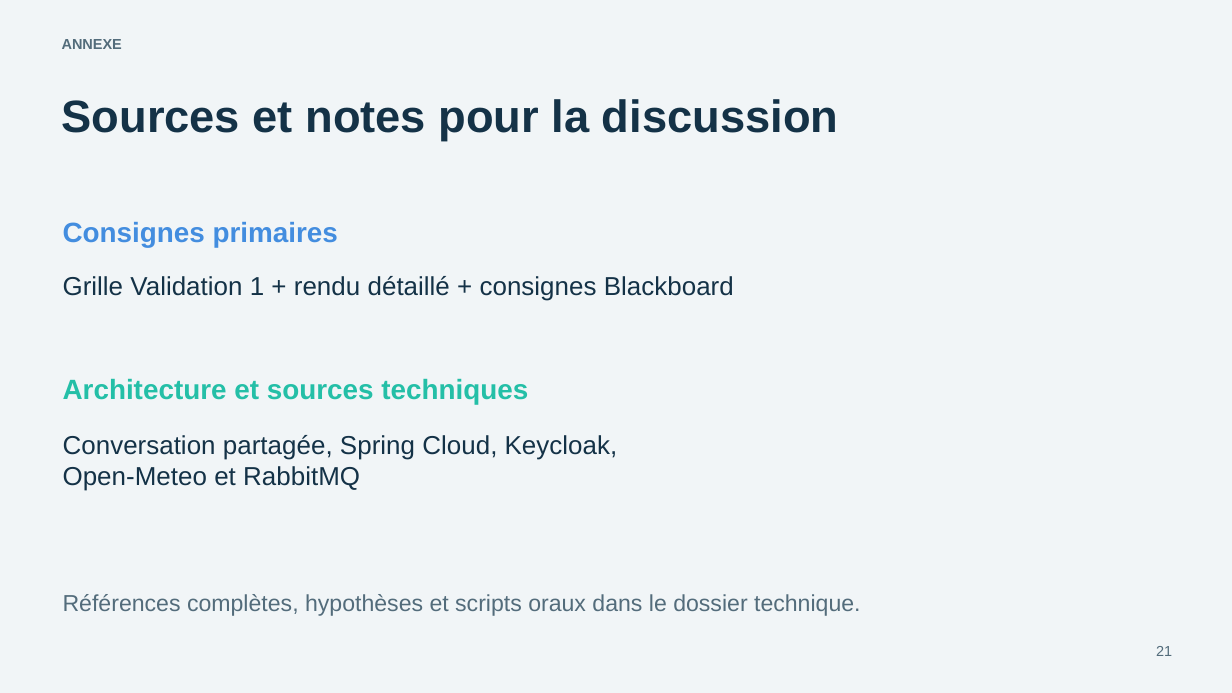
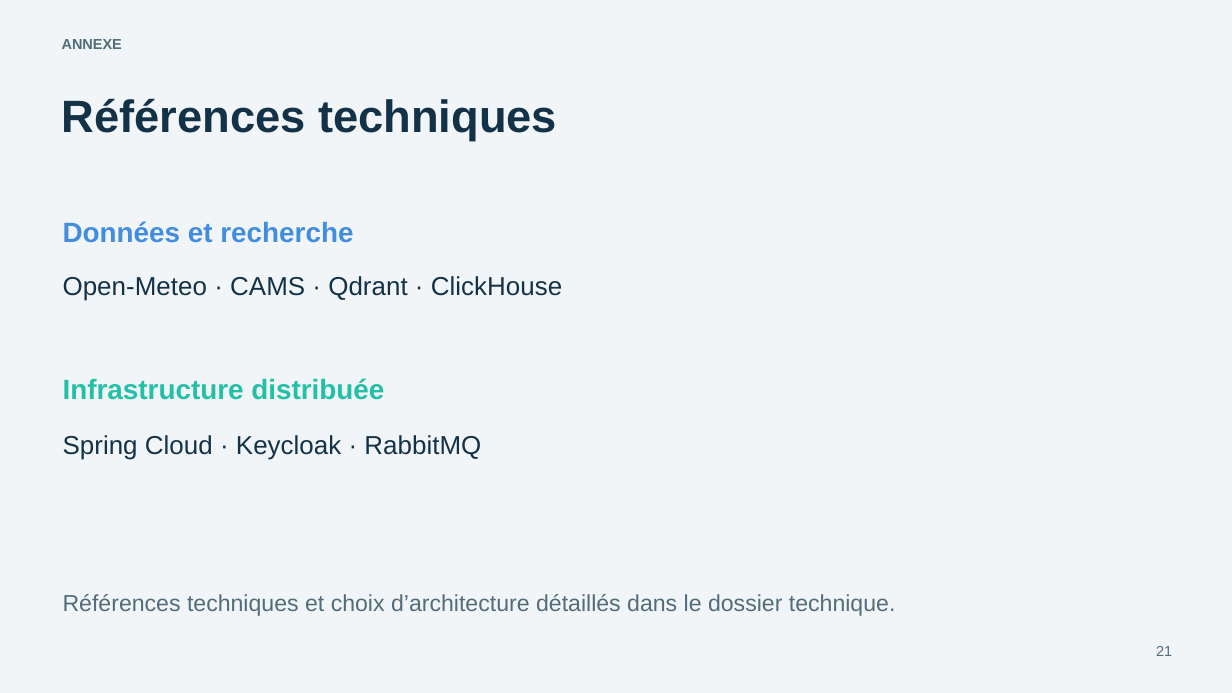
Before and after one commit to sayhi124/MeteoSentinel-AWD, a slide deck: slide 21 of Documentation/Presentation/MeteoSentinel-Validation1.pptx. Drawn at 1232x693 pixels with LibreOffice and Linux fonts; fonts in the diff are those of the drawing. Boxes give left, top, right and bottom in pixels: in the first picture for what was removed or moved away, otherwise in the second. Text is boxed around its words. In the diff, an @@ line names an element or a change of style, - is before the commit and + after.

```diff
--- a/Documentation/Presentation/MeteoSentinel-Validation1.pptx
+++ b/Documentation/Presentation/MeteoSentinel-Validation1.pptx
@@ text at (x1=62, y1=98, x2=557, y2=142): text changed @@
-Sources et notes pour la discussion
+Références techniques
@@ text at (x1=63, y1=221, x2=353, y2=243): text changed @@
-Consignes primaires
+Données et recherche
@@ text at (x1=63, y1=276, x2=562, y2=301): text changed @@
-Grille Validation 1 + rendu détaillé + consignes Blackboard
+Open-Meteo · CAMS · Qdrant · ClickHouse
@@ text at (x1=63, y1=378, x2=384, y2=400): text changed @@
-Architecture et sources techniques
+Infrastructure distribuée
@@ text at (x1=63, y1=435, x2=481, y2=460): text changed @@
-Conversation partagée, Spring Cloud, Keycloak,
-Open-Meteo et RabbitMQ
+Spring Cloud · Keycloak · RabbitMQ
@@ text at (x1=63, y1=594, x2=896, y2=616): text changed @@
-Références complètes, hypothèses et scripts oraux dans le dossier technique.
+Références techniques et choix d’architecture détaillés dans le dossier technique.
```
Also in this commit, not shown: 4 other slides changed, 53 other files.
